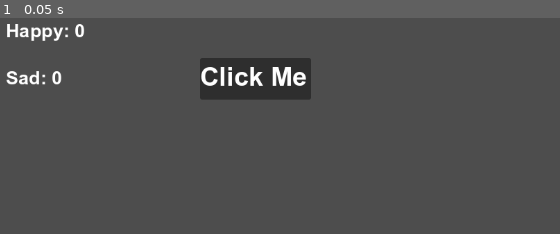
Above: before the commit, frame 1.
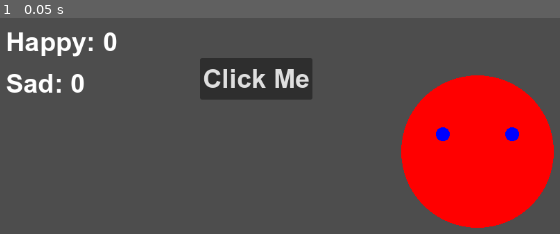
Above: after the commit, the same moment.

Repository: LucaBourke7/Creative-Coding-Test
Game: Godot game, scene res://main.tscn
The game is run twice, just before and just after one commit, with the same random seed, the same clock (stepped at 60 frames per second) and the same inputs.
Inputs:
- Up to frame 1 (0.05 s): no input

The runs differ from the first frame. In frame 1, 18% of the frame differs, in the area x 1-99%, y 2-98%.

Commit message:
Changed labels and added a smiley face

Diff:
--- a/main.gd
+++ b/main.gd
@@ -1,11 +1,21 @@
 extends Node2D
 
-var num_faces = 10
+func draw_face():
+	var num_faces= randi_range(20,150)
+	draw_circle(Vector2(700, 200), 10, Color.RED, false, 200,)
+	draw_circle(Vector2(650, 175), 10, Color.BLUE, true, 10,)
+	draw_circle(Vector2(750, 175), 10, Color.BLUE, true, 10,)
 
-var face_size = randi_range(20,150)
+
+
+
+func _draw():
+	draw_face()
 
 # Called when the node enters the scene tree for the first time.
 func _ready() -> void:
+	var face_size = randi_range(20,150)
+	draw_circle(Vector2(50, 50), 100, Color.BLANCHED_ALMOND, false, 10)
 	pass # Replace with function body.
 
 func _draw_face():
@@ -14,12 +24,9 @@
 	var num_eyes = randi_range(2,6) # Pick random amount from 2 to 6
 
 	for i in range(num_faces):
-		var x = randi_range(0,1000)
-		var y = randi_range(-1000,1000)
-		var r = randi_range(1,10)
-		draw_circle(Vector2(x,y), r, Color.BLUE)
+		draw_circle(Vector2(face_size,face_size), 5, Color.BLUE)
 
-func _on_button_pressed():
+func _on_button_pressed() -> void:
 	_draw_face()
 
 
--- a/main.tscn
+++ b/main.tscn
@@ -6,28 +6,30 @@
 [node name="Main" type="Node2D" unique_id=566575680]
 script = ExtResource("1_ig7tw")
 
-[node name="Button" type="Button" parent="." unique_id=437690937]
+[node name="Click Me" type="Button" parent="." unique_id=437690937]
 offset_left = 300.0
 offset_top = 65.0
 offset_right = 460.0
 offset_bottom = 125.0
-
-[node name="Label" type="Label" parent="." unique_id=1619825398]
-offset_left = 300.0
-offset_top = 70.0
-offset_right = 365.0
-offset_bottom = 93.0
 theme_override_fonts/font = ExtResource("2_0xm2m")
 theme_override_font_sizes/font_size = 38
+action_mode = 0
 text = "Click Me"
 
-[node name="Label2" type="Label" parent="." unique_id=669809595]
+[node name="Happy" type="Label" parent="." unique_id=1619825398]
 offset_left = 20.0
-offset_top = 10.0
+offset_top = 20.0
+offset_right = 181.0
+offset_bottom = 64.0
+theme_override_fonts/font = ExtResource("2_0xm2m")
+theme_override_font_sizes/font_size = 38
+text = "Happy: 0"
+
+[node name="Sad" type="Label" parent="." unique_id=669809595]
+offset_left = 20.0
+offset_top = 80.0
 offset_right = 135.0
-offset_bottom = 109.0
+offset_bottom = 179.0
 theme_override_fonts/font = ExtResource("2_0xm2m")
-theme_override_font_sizes/font_size = 27
-text = "Happy: 0
-
-Sad: 0"
+theme_override_font_sizes/font_size = 38
+text = "Sad: 0"
